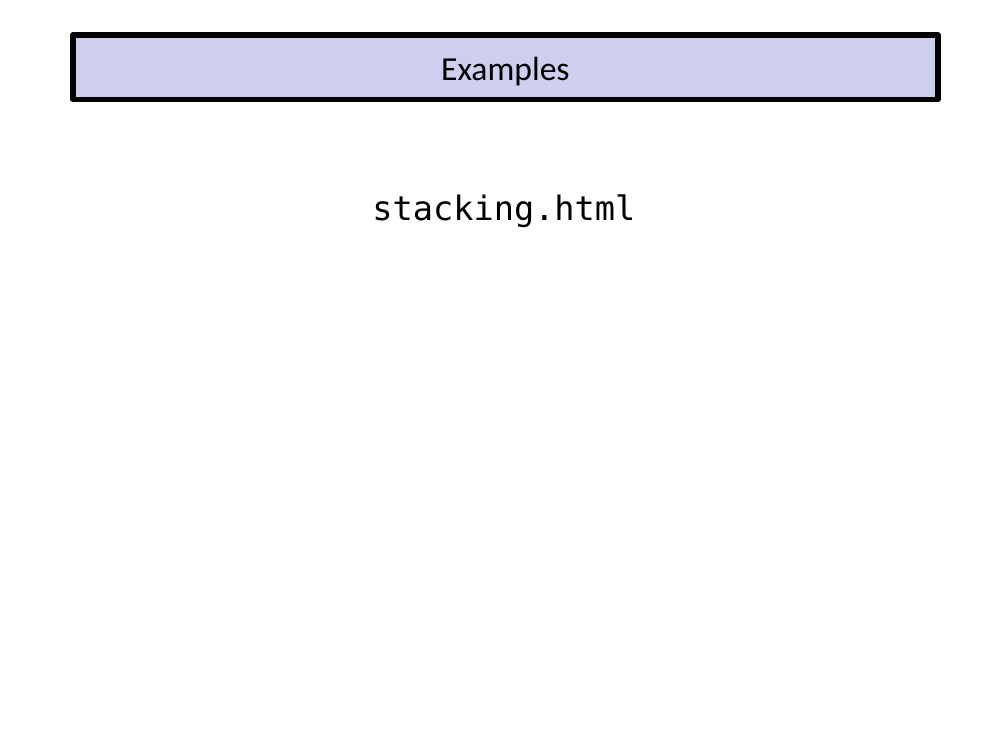
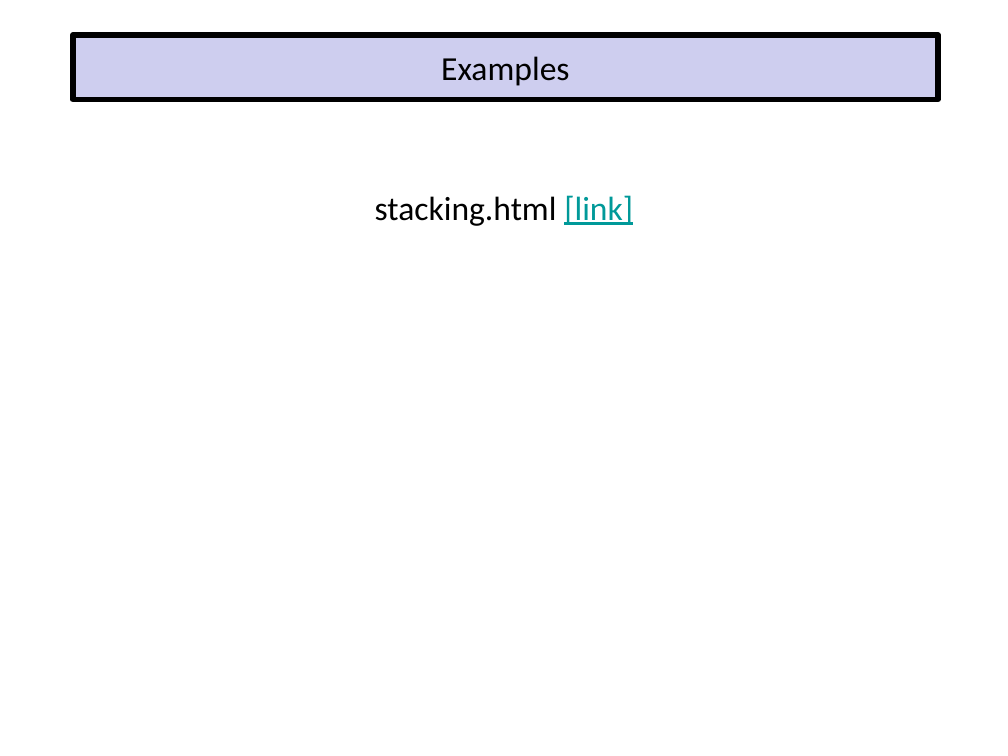
Before and after one commit to EricJPogue/www-epogue-info, a slide deck: slide 21 of CPSC-24700/Presentations/dynamic-documents-with-javascript.pptx (slide 20 before the commit). Drawn at 1008x756 pixels with LibreOffice and Linux fonts; fonts in the diff are those of the drawing. Boxes give left, top, right and bottom in pixels: in the first picture for what was removed or moved away, otherwise in the second. Text is boxed around its words. In the diff, an @@ line names an element or a change of style, - is before the commit and + after.

```diff
--- a/CPSC-24700/Presentations/dynamic-documents-with-javascript.pptx
+++ b/CPSC-24700/Presentations/dynamic-documents-with-javascript.pptx
@@ text at bbox=[375, 195, 633, 226]: text changed; font DejaVu Sans Mono to Calibri @@
-stacking.html
+stacking.html [link]
```
Also in this commit, not shown: 2 other slides changed, 1 slide added, 4 other files.
